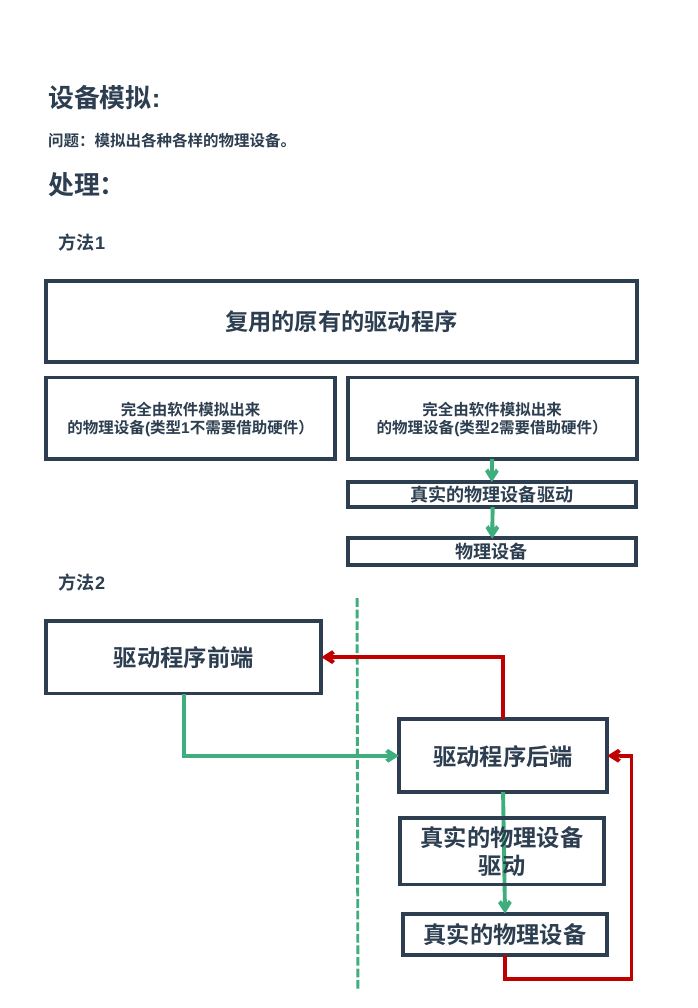
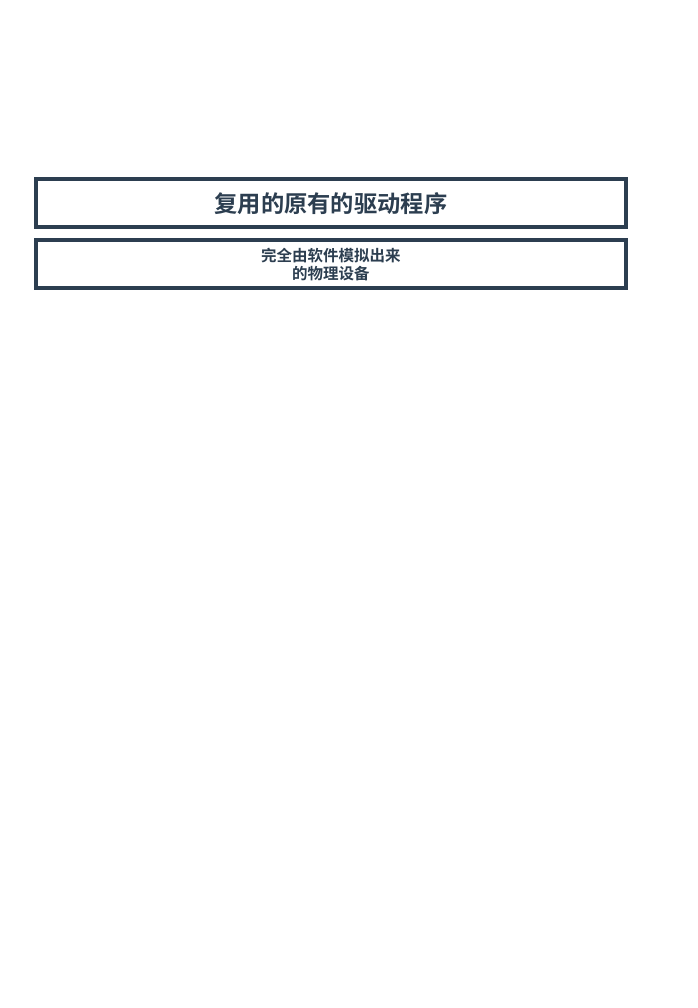
Before and after one commit to zaiqiang-dong/zaiqiang, a slide deck: slide 41 of picture/vitrualization/vitrualization.pptx (slide 17 before the commit). Drawn at 698x1008 pixels with LibreOffice and Linux fonts; fonts in the diff are those of the drawing. Boxes give left, top, right and bottom in pixels: in the first picture for what was removed or moved away, otherwise in the second. Text is boxed around its words. In the diff, an @@ line names an element or a change of style, - is before the commit and + after.

```diff
--- a/picture/vitrualization/vitrualization.pptx
+++ b/picture/vitrualization/vitrualization.pptx
@@ text removed at <box>48,85,296,197</box> @@
-设备模拟:
-问题：模拟出各种各样的物理设备。
-处理：
@@ rectangle "复用的原有的驱动程序": place and size @@
-rectangle "复用的原有的驱动程序" at <box>47,281,637,363</box>
+rectangle "复用的原有的驱动程序" at <box>35,179,625,227</box>
@@ text removed at <box>59,233,105,251</box> @@
-方法1
@@ rectangle "完全由软件模拟出来": place and size @@
-rectangle "完全由软件模拟出来" at <box>47,378,336,460</box>
+rectangle "完全由软件模拟出来" at <box>35,240,626,289</box>
@@ text in rectangle at <box>292,266,369,281</box>: text changed @@
-的物理设备(类型1不需要借助硬件）
+的物理设备
@@ rectangle removed at <box>348,378,638,460</box> @@
-完全由软件模拟出来
-的物理设备(类型2需要借助硬件）
@@ arrow removed from (492, 459) to (491, 482) @@
@@ rectangle removed at <box>348,482,637,507</box> @@
-真实的物理设备驱动
@@ arrow removed from (492, 507) to (492, 539) @@
@@ rectangle removed at <box>348,538,637,565</box> @@
-物理设备
@@ text removed at <box>59,573,105,591</box> @@
-方法2
@@ line removed from (357, 598) to (358, 988) @@
@@ rectangle removed at <box>47,621,322,693</box> @@
-驱动程序前端
@@ elbow arrow removed from (503, 719) to (321, 657) @@
@@ elbow arrow removed from (184, 693) to (399, 756) @@
@@ rectangle removed at <box>399,719,608,792</box> @@
-驱动程序后端
@@ elbow arrow removed from (505, 955) to (608, 756) @@
@@ arrow removed from (503, 792) to (505, 914) @@
@@ rectangle removed at <box>400,818,605,885</box> @@
-真实的物理设备驱动
@@ rectangle removed at <box>403,914,608,955</box> @@
-真实的物理设备
```
Also in this commit, not shown: 11 other slides changed, 21 slides added, 9 slides removed, 14 other files.
